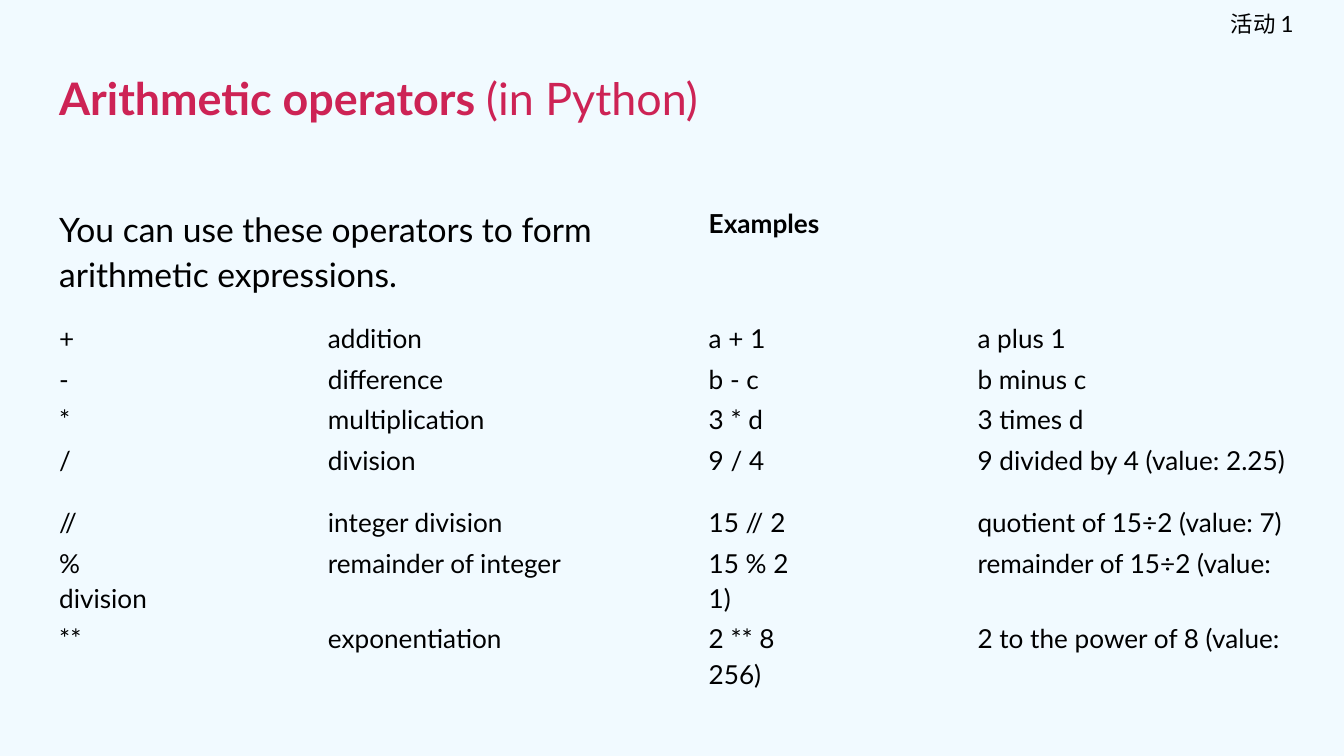
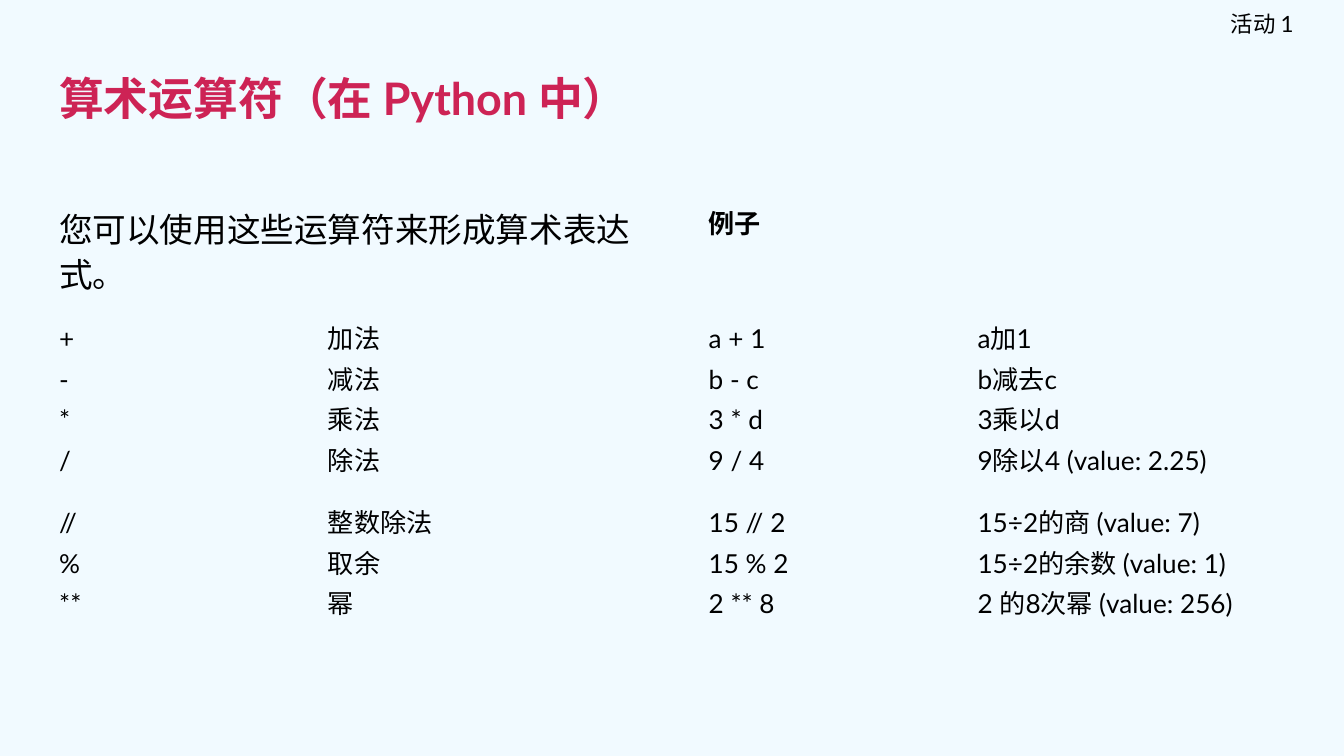
Before and after one commit to Canyu-Liu/RPI-Foundation-Computing-Curriculum-ZH-CN, a slide deck: slide 8 of 计算机课程/关键阶段四/八年级/U6 - Python编程入门/L2 - 处理数据/L2 - Python编程入门 - 八年级.pptx. Drawn at 1344x756 pixels with LibreOffice and Linux fonts; fonts in the diff are those of the drawing. Boxes give left, top, right and bottom in pixels: in the first picture for what was removed or moved away, otherwise in the second. Text is boxed around its words. In the diff, an @@ line names an element or a change of style, - is before the commit and + after.

```diff
--- a/计算机课程/关键阶段四/八年级/U6 - Python编程入门/L2 - 处理数据/L2 - Python编程入门 - 八年级.pptx
+++ b/计算机课程/关键阶段四/八年级/U6 - Python编程入门/L2 - 处理数据/L2 - Python编程入门 - 八年级.pptx
@@ text at box(59, 76, 628, 123): text changed @@
-Arithmetic operators (in Python)
+算术运算符（在 Python 中）
@@ text at box(59, 213, 630, 290): text changed @@
-You can use these operators to form arithmetic expressions.
+您可以使用这些运算符来形成算术表达式。
@@ text at box(709, 211, 761, 236): text changed @@
-Examples
+例子
@@ text at box(328, 326, 380, 472): text changed @@
-+ addition
-- difference
-* multiplication
-/ division
++ 加法
+- 减法
+* 乘法
+/ 除法
@@ text at box(709, 326, 1207, 474): text changed @@
-a + 1 a plus 1
-b - c b minus c
-3 * d 3 times d
-9 / 4 9 divided by 4 (value: 2.25)
+a + 1 a加1
+b - c b减去c
+3 * d 3乘以d
+9 / 4 9除以4 (value: 2.25)
@@ text at box(328, 510, 433, 615): text changed @@
-// integer division
-% remainder of integer division
-** exponentiation
+// 整数除法
+% 取余
+** 幂
@@ text at box(709, 510, 1233, 617): text changed @@
-15 // 2 quotient of 15÷2 (value: 7)
-15 % 2 remainder of 15÷2 (value: 1)
-2 ** 8 2 to the power of 8 (value: 256)
+15 // 2 15÷2的商 (value: 7)
+15 % 2 15÷2的余数 (value: 1)
+2 ** 8 2 的8次幂 (value: 256)
```
Also in this commit, not shown: 5 other slides changed, 2 slides added, 2 slides removed, 2 other files.
